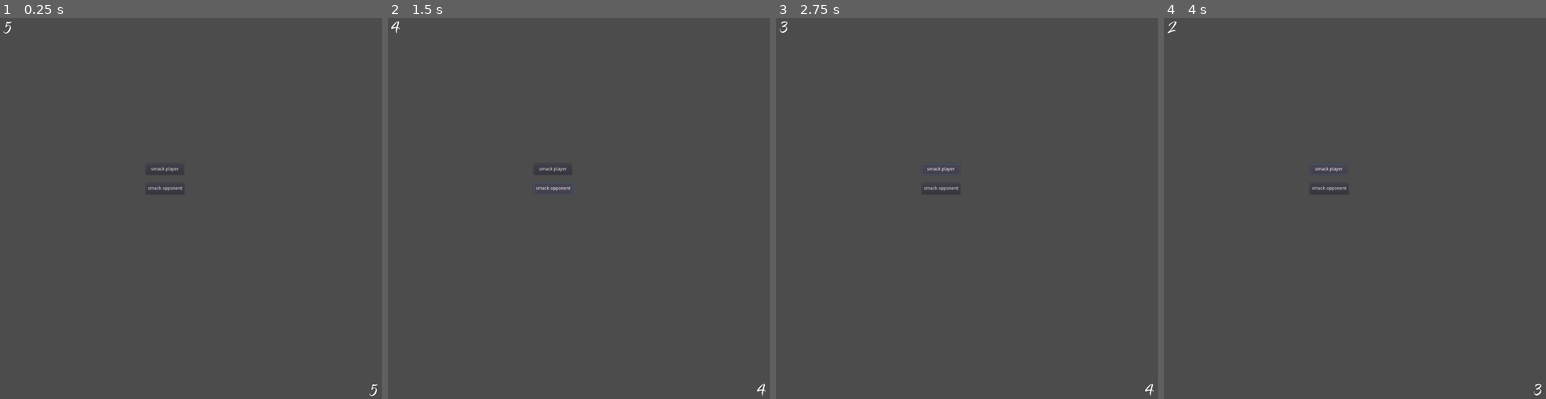
Above: before the commit, frames 1-4 (left to right).
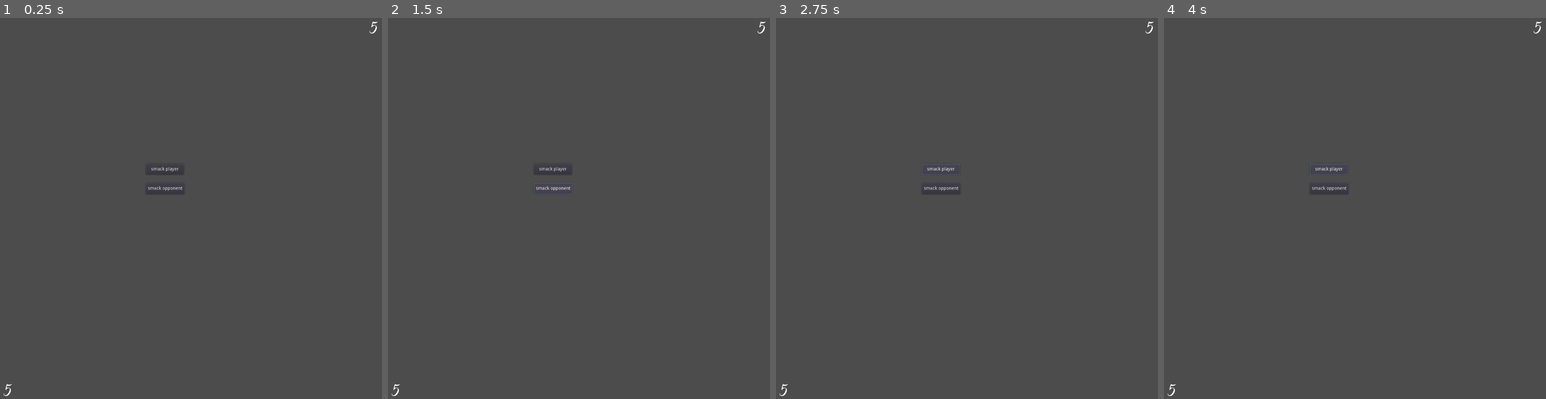
Above: after the commit, the same moments.

Repository: AbeVos/ggj-2022
Game: Godot game, scene res://DeniseMain.tscn
The game is run twice, just before and just after one commit, with the same random seed, the same clock (stepped at 60 frames per second) and the same inputs. This scene is started directly instead of the project's main scene.
Inputs:
- Up to frame 1 (0.25 s): no input
- Up to frame 2 (1.5 s): click "smack player" at 0.5 s; click "smack opponent" at 1.25 s
- Up to frame 3 (2.75 s): click "smack player" at 2 s
- Up to frame 4 (4 s): click "smack opponent" at 2.75 s; click "smack player" at 3.5 s

The runs differ from the first frame. In frame 1, 0.1% of the frame differs, in the area x 0-99%, y 0-100%; in frame 2, 0.1%; in frame 3, 0.1%; in frame 4, 0.1%.
Error after the commit: Invalid call. Nonexistent function 'update_opponent_health' in base 'Control (HUD.gd)'. (res://DeniseMain.gd:16)

Commit message:
Make game 'playable' (terms and conditions apply) to end

Diff:
--- a/Board.tscn
+++ b/Board.tscn
@@ -1,9 +1,10 @@
-[gd_scene load_steps=6 format=2]
+[gd_scene load_steps=7 format=2]
 
 [ext_resource path="res://board.gd" type="Script" id=1]
 [ext_resource path="res://turn-manager/turn-manager.gd" type="Script" id=2]
 [ext_resource path="res://handcards/hand.gd" type="Script" id=3]
 [ext_resource path="res://handcards/discard-pile.gd" type="Script" id=4]
+[ext_resource path="res://HUD.tscn" type="PackedScene" id=5]
 
 [sub_resource type="Curve2D" id=1]
 _data = {
@@ -12,7 +13,7 @@
 
 [node name="Root" type="Node"]
 script = ExtResource( 2 )
-turn_actions = [ "draw", "place", "discard", "attack", "rotate" ]
+turn_actions = [ "draw", "place", "discard", "attack", "check", "rotate" ]
 
 [node name="Control" type="Control" parent="."]
 anchor_left = 0.5
@@ -61,9 +62,15 @@
 }
 cards_path = NodePath("../PlayerHand/Cards")
 
+[node name="HUD" parent="." instance=ExtResource( 5 )]
+mouse_filter = 2
+
 [connection signal="next_action" from="." to="Control/Board" method="_on_Root_next_action"]
 [connection signal="next_action" from="." to="PlayerHand" method="_on_Root_next_action"]
 [connection signal="next_action" from="." to="DiscardPile" method="_on_Root_next_action"]
+[connection signal="next_action" from="." to="HUD" method="_on_Root_next_action"]
 [connection signal="action_ended" from="Control/Board" to="." method="_on_action_ended"]
+[connection signal="player_attacked" from="Control/Board" to="HUD" method="_on_Board_player_attacked"]
 [connection signal="action_ended" from="PlayerHand" to="." method="_on_action_ended"]
 [connection signal="action_ended" from="DiscardPile" to="." method="_on_action_ended"]
+[connection signal="action_ended" from="HUD" to="." method="_on_action_ended"]
--- a/HUD.gd
+++ b/HUD.gd
@@ -1,7 +1,51 @@
 extends Control
+signal action_ended(turn, result)
 
-func update_player_health(health):
-    $PlayerHp.text = str(health)
 
-func update_opponent_health(health):
-    $OpponentHp.text = str(health)
+export(int) var player_health = 5 setget set_player_health
+export(int) var opponent_health = 5 setget set_opponent_health
+
+
+func _ready():
+    $PlayerHp.text = str(player_health)
+    $OpponentHp.text = str(opponent_health)
+
+
+func damage_player(amount: int):
+    player_health -= amount
+    $PlayerHp.text = str(player_health)
+
+
+func damage_opponent(amount: int):
+    opponent_health -= amount
+    $OpponentHp.text = str(opponent_health)
+
+
+func set_player_health(value):
+    player_health = value
+    $PlayerHp.text = str(player_health)
+
+func set_opponent_health(value):
+    opponent_health = value
+    $OpponentHp.text = str(opponent_health)
+
+
+func _on_Root_next_action(turn, player):
+    if turn != "check":
+        return
+
+    if opponent_health <= 0:
+        emit_signal("action_ended", "check", {"winner": 0})
+    elif player_health <= 0:
+        emit_signal("action_ended", "check", {"winner": 1})
+    else:
+        print("No winner yet")
+        emit_signal("action_ended", "check", {"skipped": true})
+
+
+func _on_Board_player_attacked(player, damage):
+    print("Attacked ", player, " for ", damage)
+    if player == 0:
+        damage_player(damage)
+    elif player == 1:
+        damage_opponent(damage)
--- a/HUD.tscn
+++ b/HUD.tscn
@@ -15,10 +15,15 @@
 anchor_right = 1.0
 anchor_bottom = 1.0
 script = ExtResource( 2 )
+__meta__ = {
+"_edit_use_anchors_": false
+}
 
 [node name="PlayerHp" type="Label" parent="."]
+anchor_top = 1.0
+anchor_bottom = 1.0
+margin_top = -91.0
 margin_right = 78.0
-margin_bottom = 91.0
 custom_fonts/font = SubResource( 1 )
 text = "0"
 align = 1
@@ -30,11 +35,9 @@
 
 [node name="OpponentHp" type="Label" parent="."]
 anchor_left = 1.0
-anchor_top = 1.0
 anchor_right = 1.0
-anchor_bottom = 1.0
 margin_left = -85.0
-margin_top = -91.0
+margin_bottom = 91.0
 grow_horizontal = 2
 grow_vertical = 2
 custom_fonts/font = SubResource( 2 )
--- a/board.gd
+++ b/board.gd
@@ -3,6 +3,8 @@
 signal action_ended(turn, result)
 signal new_angle(angle)
 signal rotation_complete
+
+signal player_attacked(player, damage)
 
 var slot_scene = preload("res://card-slots/CardSlot.tscn")
 
@@ -111,6 +113,7 @@
 
 	if opponent_card == null:
 		# TODO: Attack opponent.
+		emit_signal("player_attacked", 1, attacking_card.attack_day)
 		return
 
 	# Handel hier de abillities af
--- a/turn-manager/turn-manager.gd
+++ b/turn-manager/turn-manager.gd
@@ -29,6 +29,14 @@
         return
 
     # TODO: Handle result.
+    if action == "check":
+        var winner = result.get("winner")
+
+        if winner != null:
+            print("PLAYER ", winner, " HAS WON!")
+
+            return
+
     var skipped = result.get("skipped", false)
 
     if skipped:
